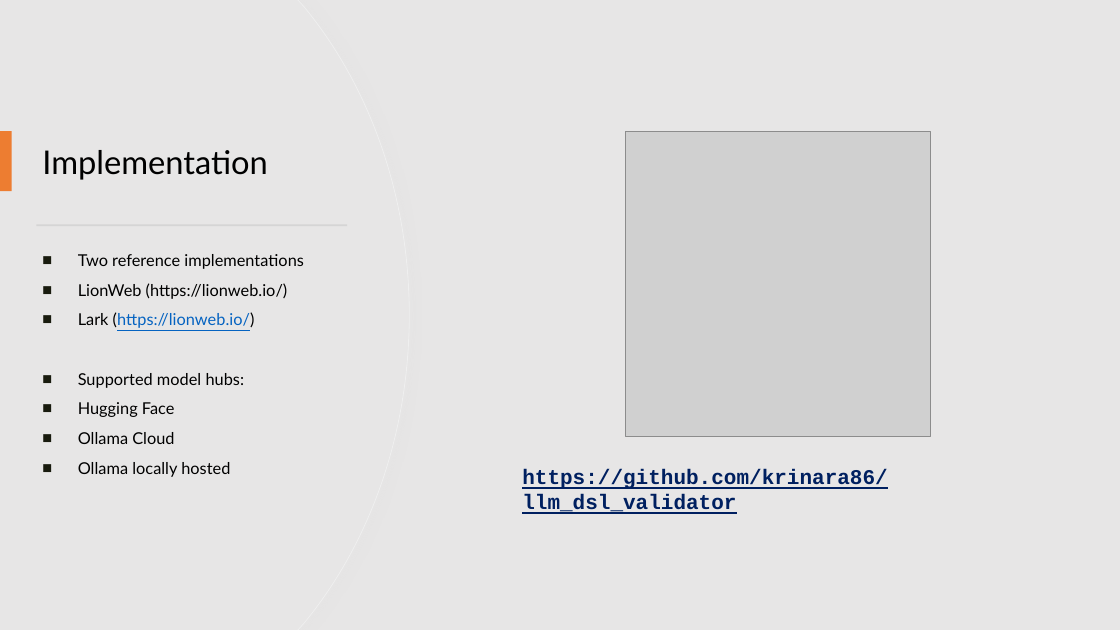
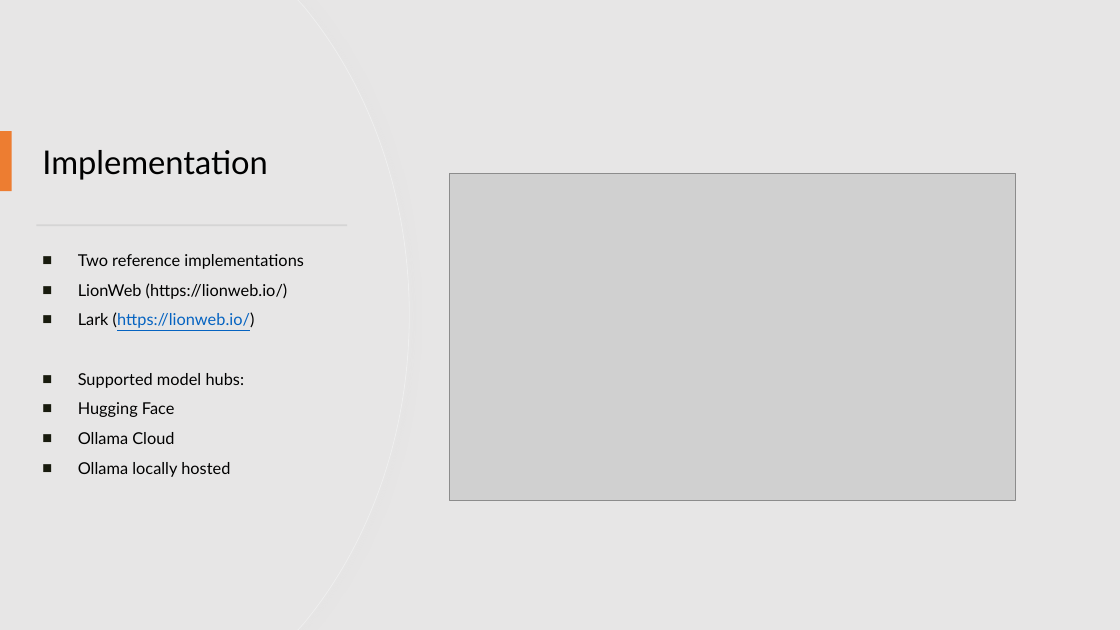
Before and after one commit to krinara86/llm_dsl_validator, a slide deck: slide 14 of misc/langdev2025/Making DSLs conversable.pptx (slide 13 before the commit). Drawn at 1120x630 pixels with LibreOffice and Linux fonts; fonts in the diff are those of the drawing; grey boxes stand for pictures. Boxes give left, top, right and bottom in pixels: in the first picture for what was removed or moved away, otherwise in the second. Text is boxed around its words. In the diff, an @@ line names an element or a change of style, - is before the commit and + after.

```diff
--- a/misc/langdev2025/Making DSLs conversable.pptx
+++ b/misc/langdev2025/Making DSLs conversable.pptx
@@ picture removed at (626,131,931,436) @@
@@ picture added at (450,174,1015,501) @@
@@ text removed at (522,469,887,514) @@
-https://github.com/krinara86/llm_dsl_validator
```
Also in this commit, not shown: 6 other slides changed, 2 slides added, 1 slide removed, 1 other file.
